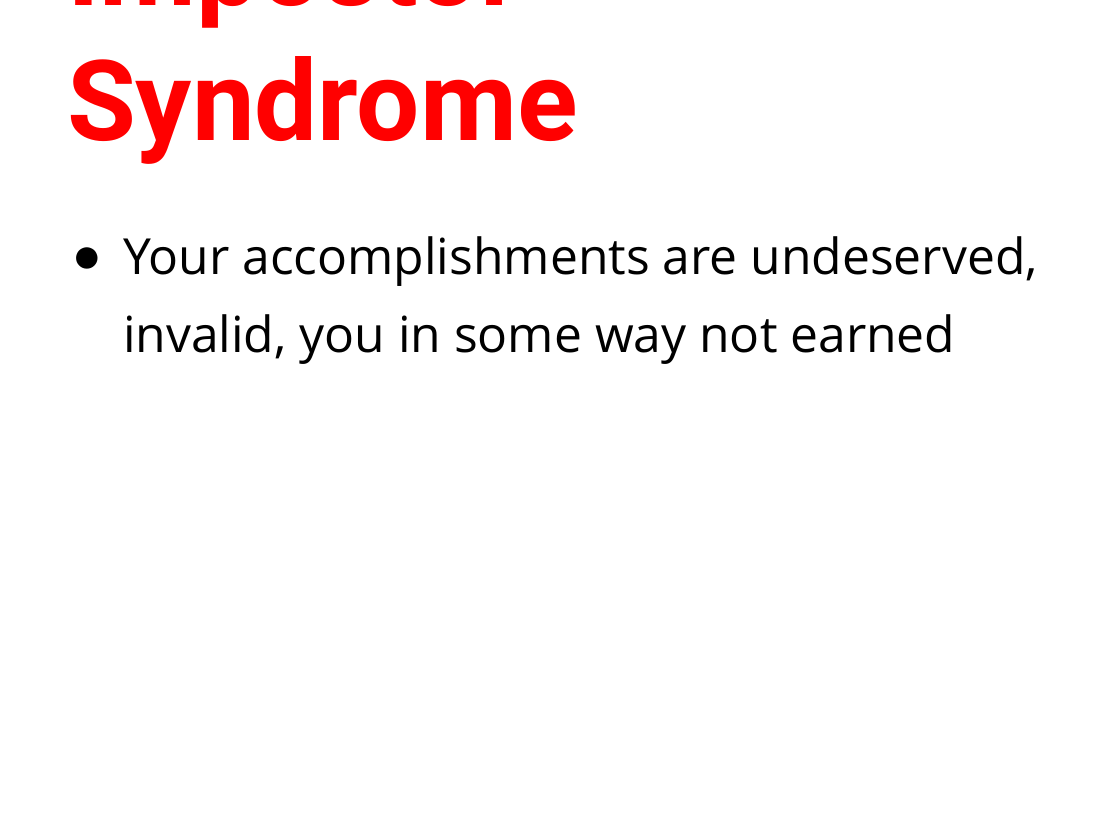
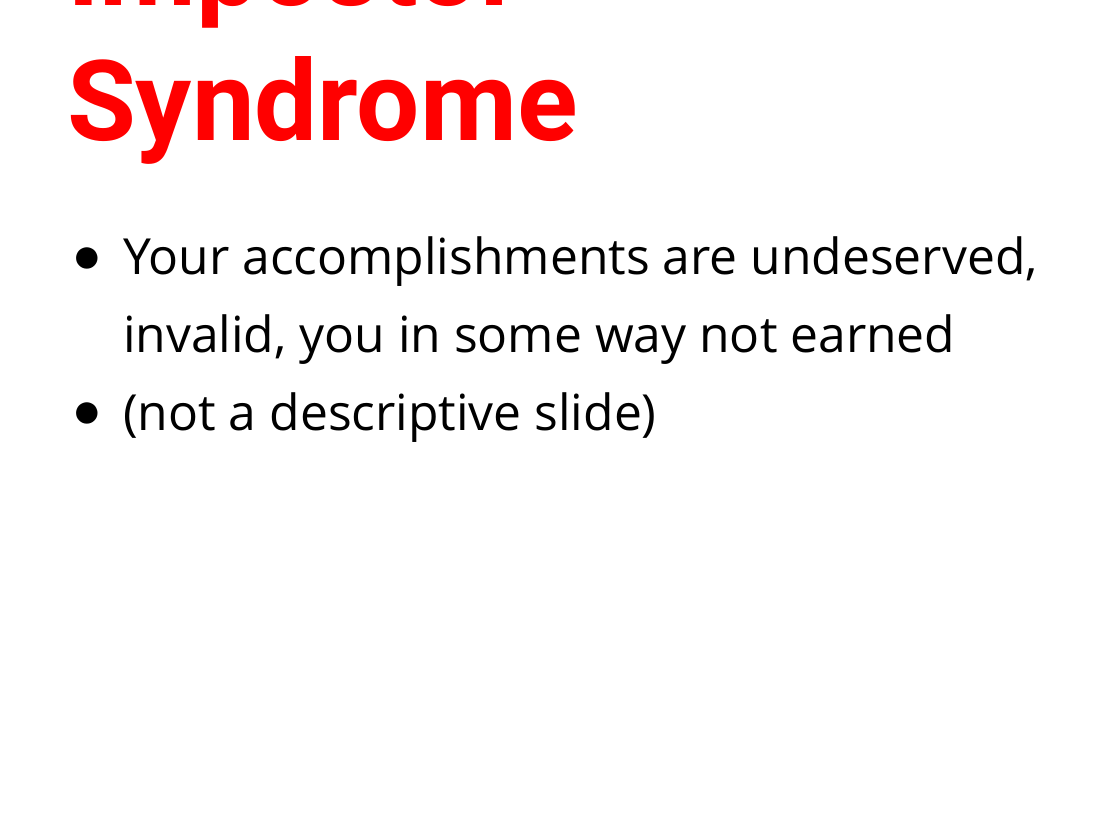
Before and after one commit to humanitiesprogramming/slides, a slide deck: slide 15 of day2-review.pptx (slide 14 before the commit). Drawn at 1120x840 pixels with LibreOffice and Linux fonts; fonts in the diff are those of the drawing. Boxes give left, top, right and bottom in pixels: in the first picture for what was removed or moved away, otherwise in the second. Text is boxed around its words. In the diff, an @@ line names an element or a change of style, - is before the commit and + after.

```diff
--- a/day2-review.pptx
+++ b/day2-review.pptx
@@ text at box(123, 392, 657, 442): paragraph added @@
+● (not a descriptive slide)
```
Also in this commit, not shown: 2 other slides changed, 1 slide added, 4 other files.
